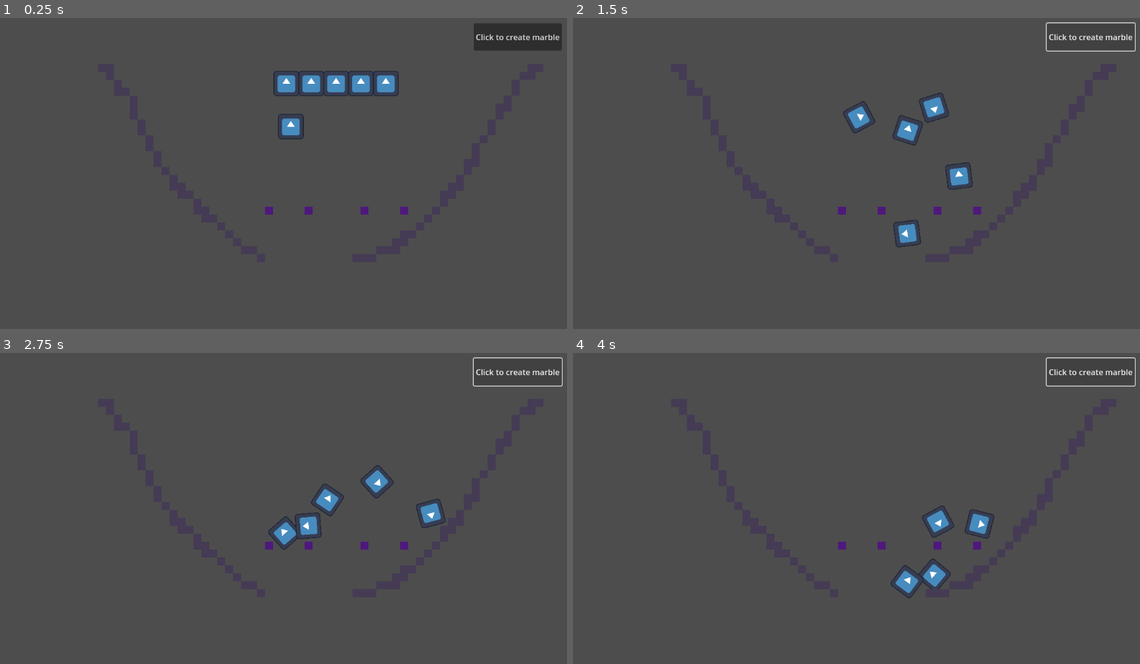
Above: before the commit, frames 1-4 (two rows, left to right).
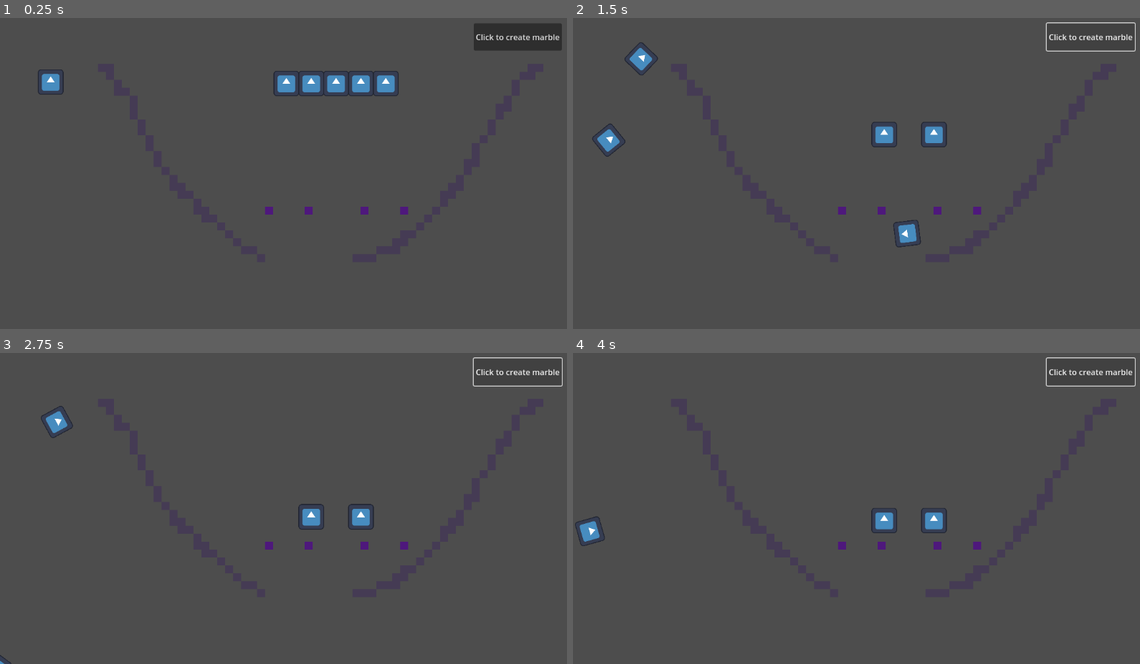
Above: after the commit, the same moments.

Repository: v1ctorio/gamble
Game: Godot game, scene res://pachinko.tscn
Same seed, same stepped clock (60 frames per second), same inputs: the game is played once before the commit and once after it. The engine's default icon, where the game draws it, is replaced by a stand-in: a white triangle on a blue panel in a dark square.
Inputs:
- Up to frame 1 (0.25 s): no input
- Up to frame 2 (1.5 s): click "Click to create marble" at 0.5 s; click "Click to create marble" at 1.25 s
- Up to frame 3 (2.75 s): click "Click to create marble" at 2 s
- Up to frame 4 (4 s): tap Enter at 2.75 s

The runs differ from the first frame. In frame 1, 0.5% of the frame differs, in the area x 6-54%, y 16-40%; in frame 2, 1.8%, in the area x 3-71%, y 7-56%; in frame 3, 1.7%; in frame 4, 1.3%.

Commit message:
fix the button

Diff:
--- a/pachinko.tscn
+++ b/pachinko.tscn
@@ -40,7 +40,7 @@
 offset_bottom = -238.0
 
 [node name="ball" parent="." instance=ExtResource("1_epw72")]
-position = Vector2(9, -113)
+position = Vector2(-474, -203)
 physics_material_override = SubResource("PhysicsMaterial_6b7t7")
 continuous_cd = 2
 
--- a/scripts/marblebutton.gd
+++ b/scripts/marblebutton.gd
@@ -1,13 +1,36 @@
 extends Button
 @export var marble_scene: PackedScene
-func _pressed() -> void:
-	if marble_scene == null:
-		pass
 
+
+var _duration_pressed = 0.0
+var _charging = false
+
+func _ready() -> void:
+	button_down.connect(_on_button_down)
+	button_up.connect(_on_button_up)
+
+
+func _process(delta: float) -> void:
+	if _charging:
+		_duration_pressed += delta
+
+
+func _on_button_down() -> void:
+	_charging = true
+	_duration_pressed = 0.0
+
+func _on_button_up() -> void:
+	_charging = false
 	var angle = deg_to_rad(-45)
 	var dir = Vector2.RIGHT.rotated(angle)
+	spawn_marble_with_v(Vector2(-475, -200.0), dir, 300.0 * (_duration_pressed+1))
+	print(_duration_pressed)
+	_duration_pressed = 0.0
 
-	spawn_marble_with_v(Vector2(0,-80.0),dir,400.0)
+
+
+
+
 
 
 
